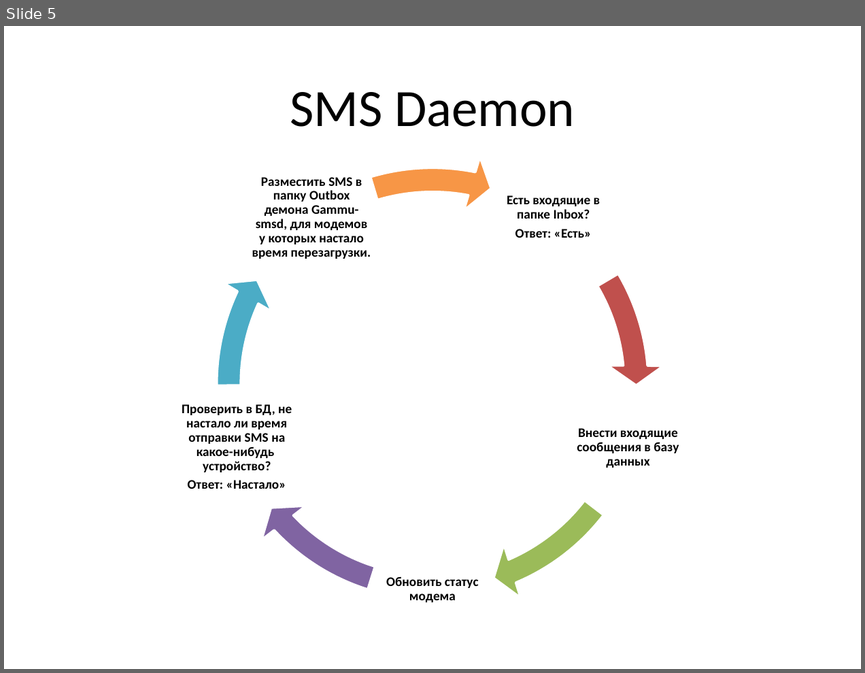
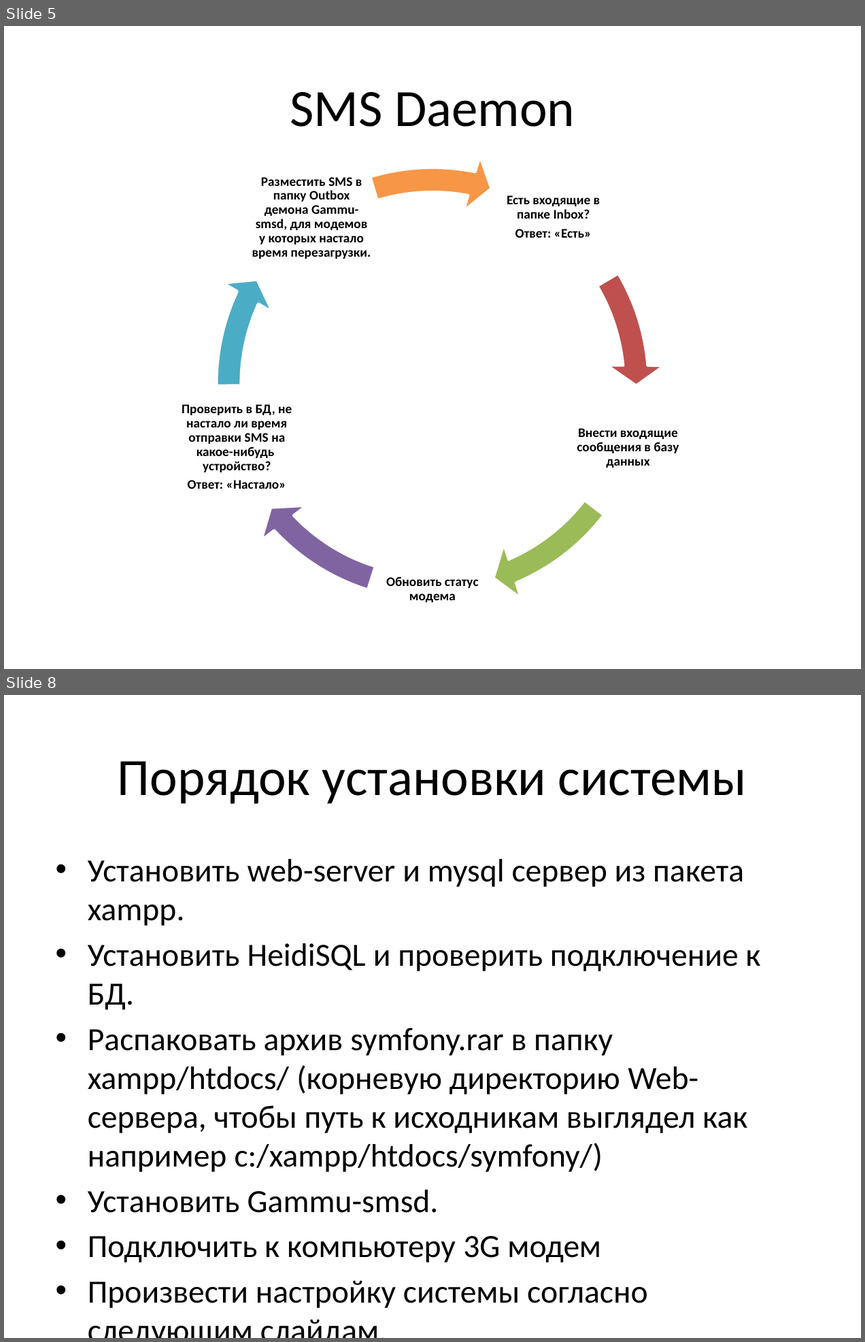
Before and after one commit to humantom88/city_lightning_symphony, a slide deck: doc/SUNO Mmanager.pptx. Shown one above the other, each under a label of ours: slide 5 before the commit, slides 5 and 8 after it; the slides between them are not shown. The pictures are 865x673 and 865x1342 pixels, drawn with LibreOffice and Linux fonts; fonts in the diff are those of the drawing. Boxes give left, top, right and bottom in pixels: in the first picture for what was removed or moved away, otherwise in the second. Text is boxed around its words. In the diff, an @@ line names an element or a change of style, - is before the commit and + after.

```diff
--- a/doc/SUNO Mmanager.pptx
+++ b/doc/SUNO Mmanager.pptx
@@ slide 8 added at (4, 695, 861, 1338), background #FFFFFF @@
@@ title added at (118, 761, 747, 804), 44 pt, text #000000 @@
+Порядок установки системы
@@ text added at (88, 859, 760, 1308), 27.2 pt, text #000000 @@
+• Установить web-server и mysql сервер из пакета xampp.
+• Установить HeidiSQL и проверить подключение к БД.
+• Распаковать архив symfony.rar в папку xampp/htdocs/ (корневую директорию Web-сервера, чтобы путь к исходникам выглядел как например c:/xampp/htdocs/symfony/)
+• Установить Gammu-smsd.
+• Подключить к компьютеру 3G модем
+• Произвести настройку системы согласно следующим слайдам.
```
Also in this commit, not shown: 1 slide changed, 20 other slides added, 10 other files.
